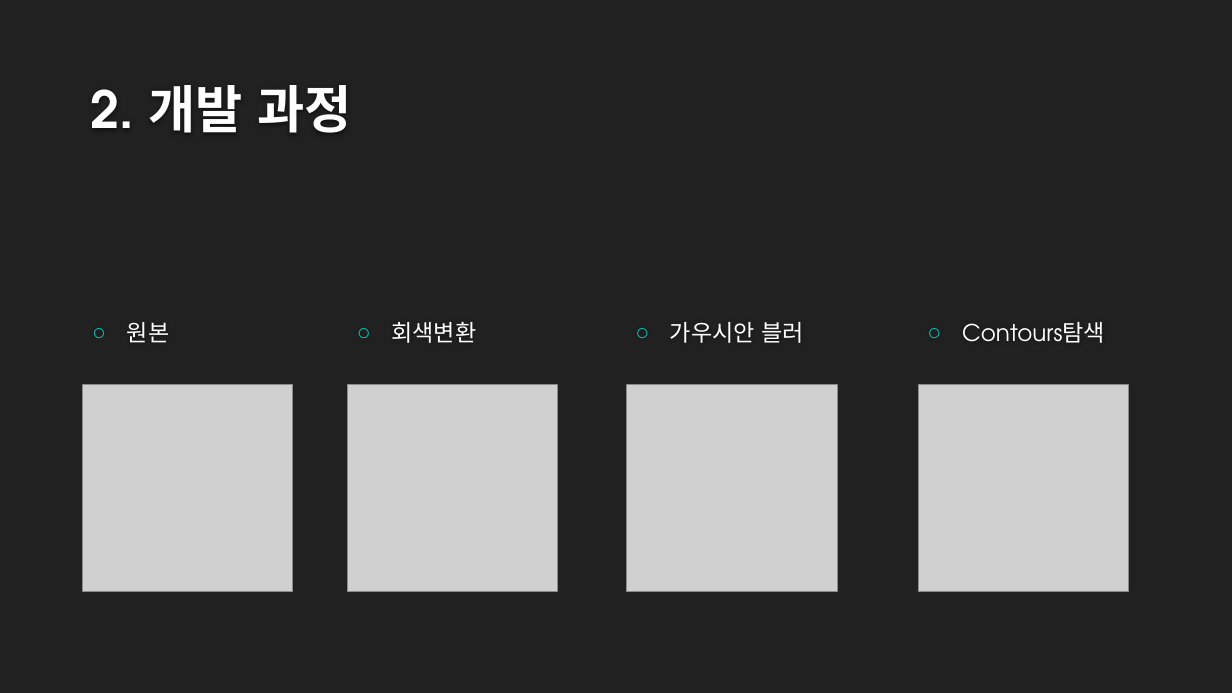
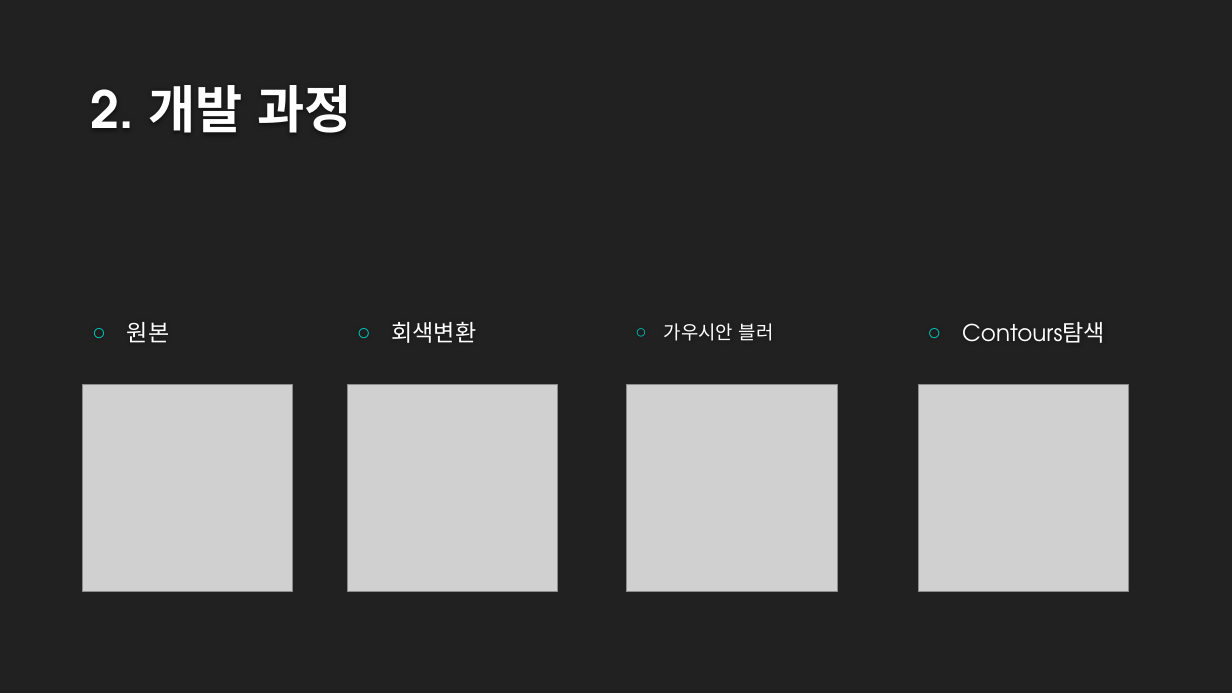
Before and after one commit to namnamu/Car_license_plate_recognition, a slide deck: slide 4 of 번호판 인식 모델 개발.pptx. Drawn at 1232x693 pixels with LibreOffice and Linux fonts; fonts in the diff are those of the drawing; grey boxes stand for pictures; background and template pictures are left out. Boxes give left, top, right and bottom in pixels: in the first picture for what was removed or moved away, otherwise in the second. Text is boxed around its words. In the diff, an @@ line names an element or a change of style, - is before the commit and + after.

```diff
--- a/번호판 인식 모델 개발.pptx
+++ b/번호판 인식 모델 개발.pptx
@@ text "가우시안 블러" at (664,323,774,341): size 18 to 14.8 pt; indent changed @@
```
Also in this commit, not shown: 4 other slides changed.
